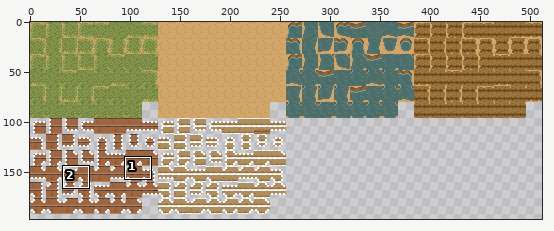
Sprite sheet -- palmesneo_village/palmesneo_village/Content/Tilesets/ground_summer_tileset.png. Above, an overview of the earlier version with the close-up marked.
Close-up. Before the edit:
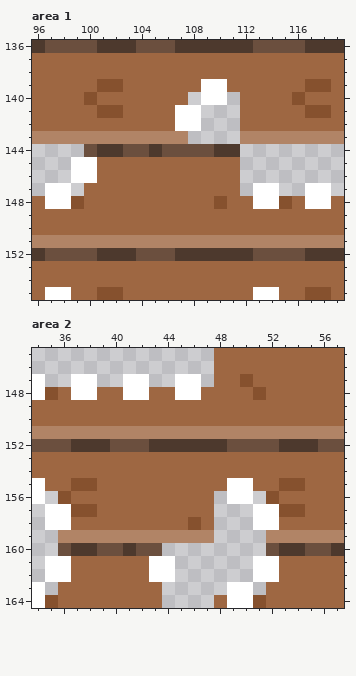
The file is 512x512 pixels. Colours within 5 levels of each other are drawn and written as one. Shown: area 1: x 96..119, y 136..155; area 2: x 34..57, y 145..164. The wide view leaves out empty margins. The commit also changed other parts of the picture, which this record leaves out.
And afterwards:
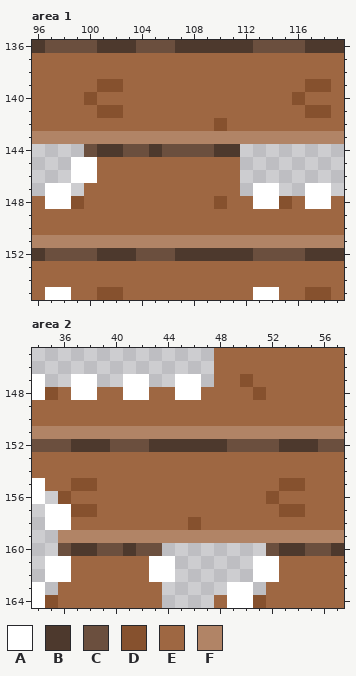
Palette (. is transparent): A #ffffff  B #4d392d  C #6b4f3e  D #86512e  E #9e6742  F #b18466
What changed:
{"where": "area 1"}
{"y":139,"x":109,"old":"AA","new":"EE"}
{"y":140,"x":108,"old":".AA.","new":"EEEE"}
{"y":141,"x":107,"old":"AA...","new":"EEEEE"}
{"y":142,"x":107,"old":"AA...","new":"EEEDE"}
{"y":143,"x":108,"old":"....","new":"FFFF"}
{"where": "area 2"}
{"y":155,"x":49,"old":"AA","new":"EE"}
{"y":156,"x":48,"old":".AA.","new":"EEEE"}
{"y":157,"x":48,"old":"...AA","new":"EEEEE"}
{"y":158,"x":48,"old":"...AA","new":"EEEEE"}
{"y":159,"x":48,"old":"....","new":"FFFF"}
{"label":"changed","picture_box":[175,79,240,144]}
{"label":"changed","picture_box":[214,478,279,543]}
